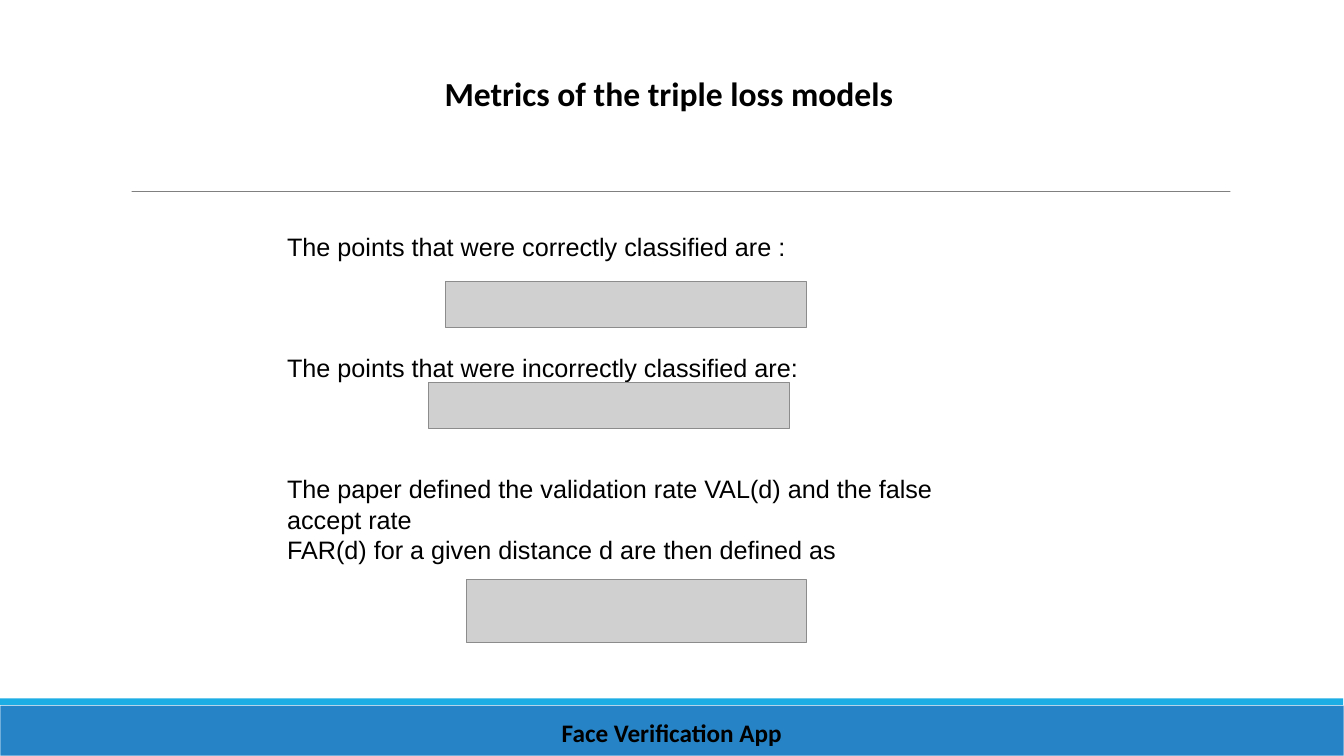
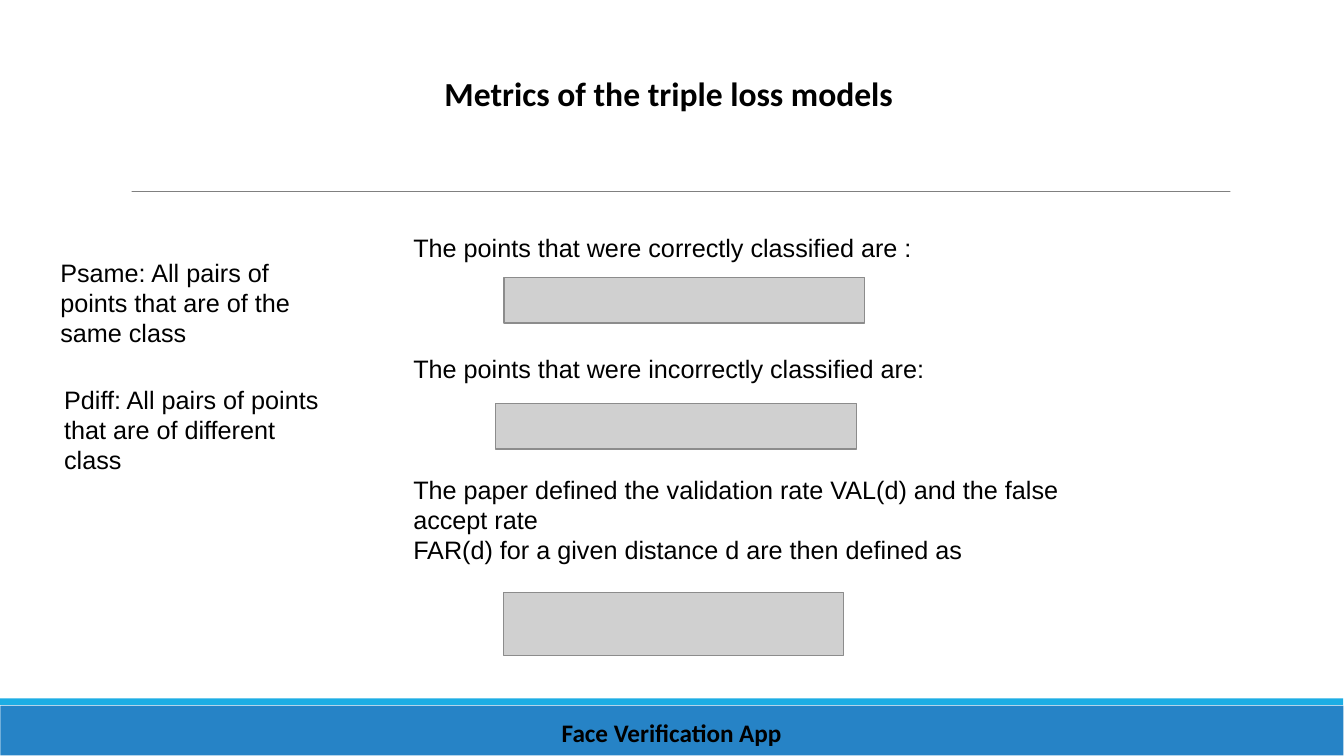
Before and after one commit to fotis93/deep_learning, a slide deck: slide 15 of deeep_learning/DL-Face_Verification.pptx. Drawn at 1344x756 pixels with LibreOffice and Linux fonts; fonts in the diff are those of the drawing; grey boxes stand for pictures. Boxes give left, top, right and bottom in pixels: in the first picture for what was removed or moved away, otherwise in the second. Text is boxed around its words. In the diff, an @@ line names an element or a change of style, - is before the commit and + after.

```diff
--- a/deeep_learning/DL-Face_Verification.pptx
+++ b/deeep_learning/DL-Face_Verification.pptx
@@ text "The points that were correctly ...": place and size @@
-text "The points that were correctly ..." at bbox=[287, 237, 932, 565]
+text "The points that were correctly ..." at bbox=[413, 238, 1058, 565]
@@ text added at bbox=[60, 263, 290, 343], 18 pt, text #000000 @@
+Psame: All pairs of points that are of the same class
@@ picture: place and size @@
-picture at bbox=[446, 281, 807, 328]
+picture at bbox=[504, 277, 865, 323]
@@ text added at bbox=[64, 390, 318, 470], 18 pt, text #000000 @@
+Pdiff: All pairs of points that are of different class
@@ picture: place and size @@
-picture at bbox=[429, 382, 789, 429]
+picture at bbox=[496, 403, 857, 449]
@@ picture: place and size @@
-picture at bbox=[467, 580, 807, 642]
+picture at bbox=[504, 593, 844, 655]
```
Also in this commit, not shown: 6 other slides changed, 3 other files.
